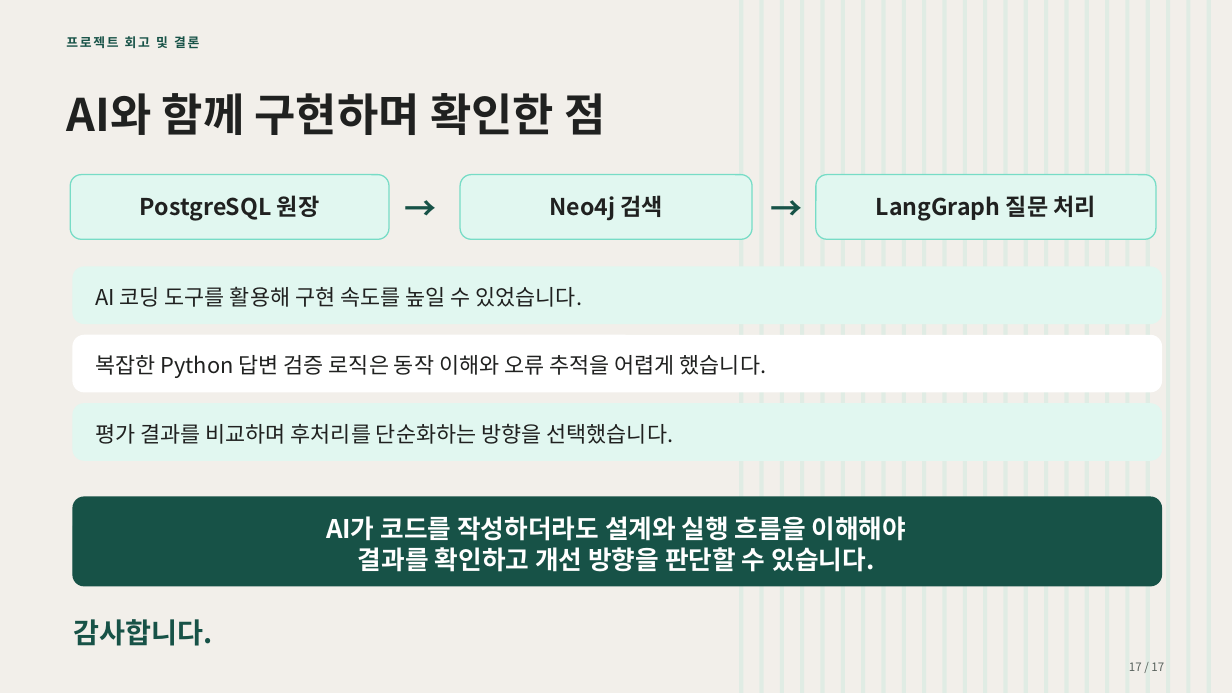
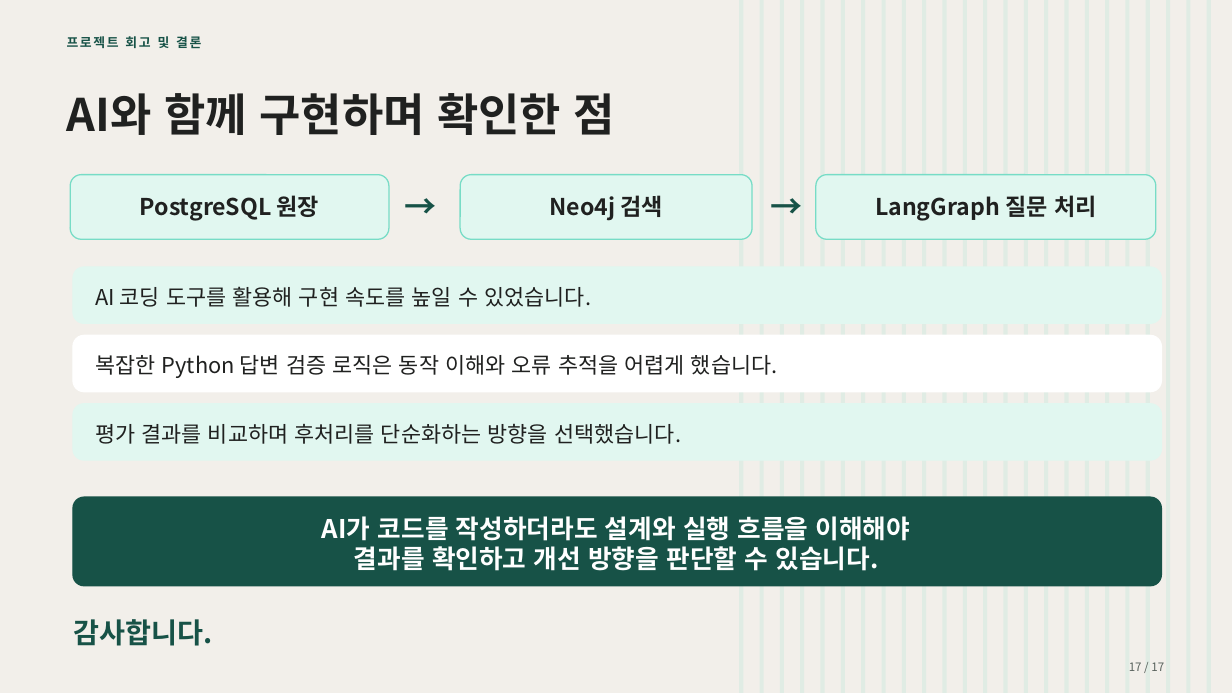
Before and after one commit to darkping1980/mle-02-p2-team3, a slide deck: slide 17 of src/card_benefit/docs/presentation/카드혜택_GraphRAG_템플릿적용_17장.pptx. Drawn at 1232x693 pixels with LibreOffice and Linux fonts; fonts in the diff are those of the drawing. Boxes give left, top, right and bottom in pixels: in the first picture for what was removed or moved away, otherwise in the second. Text is boxed around its words. In the diff, an @@ line names an element or a change of style, - is before the commit and + after.

```diff
--- a/src/card_benefit/docs/presentation/카드혜택_GraphRAG_템플릿적용_17장.pptx
+++ b/src/card_benefit/docs/presentation/카드혜택_GraphRAG_템플릿적용_17장.pptx
@@ text "→" at (x1=401, y1=190, x2=440, y2=226): line spacing 1 to 0.9 @@
@@ text "→" at (x1=767, y1=190, x2=806, y2=226): line spacing 1 to 0.9 @@
@@ 5 texts moved together from (x1=66, y1=93, x2=907, y2=572) to (x1=67, y1=93, x2=911, y2=571) @@
```
Also in this commit, not shown: 6 other slides changed, 4 other files.
